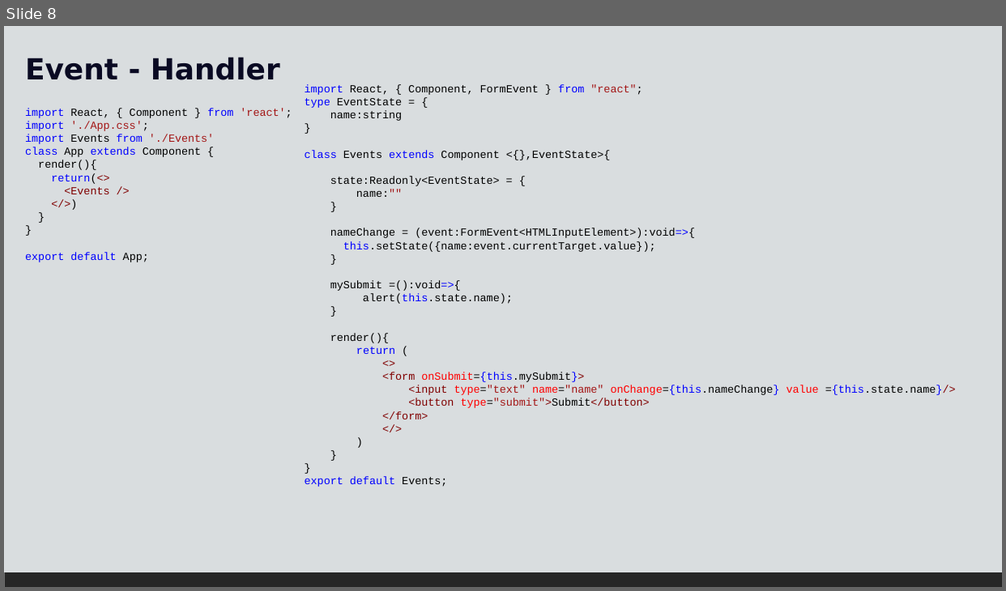
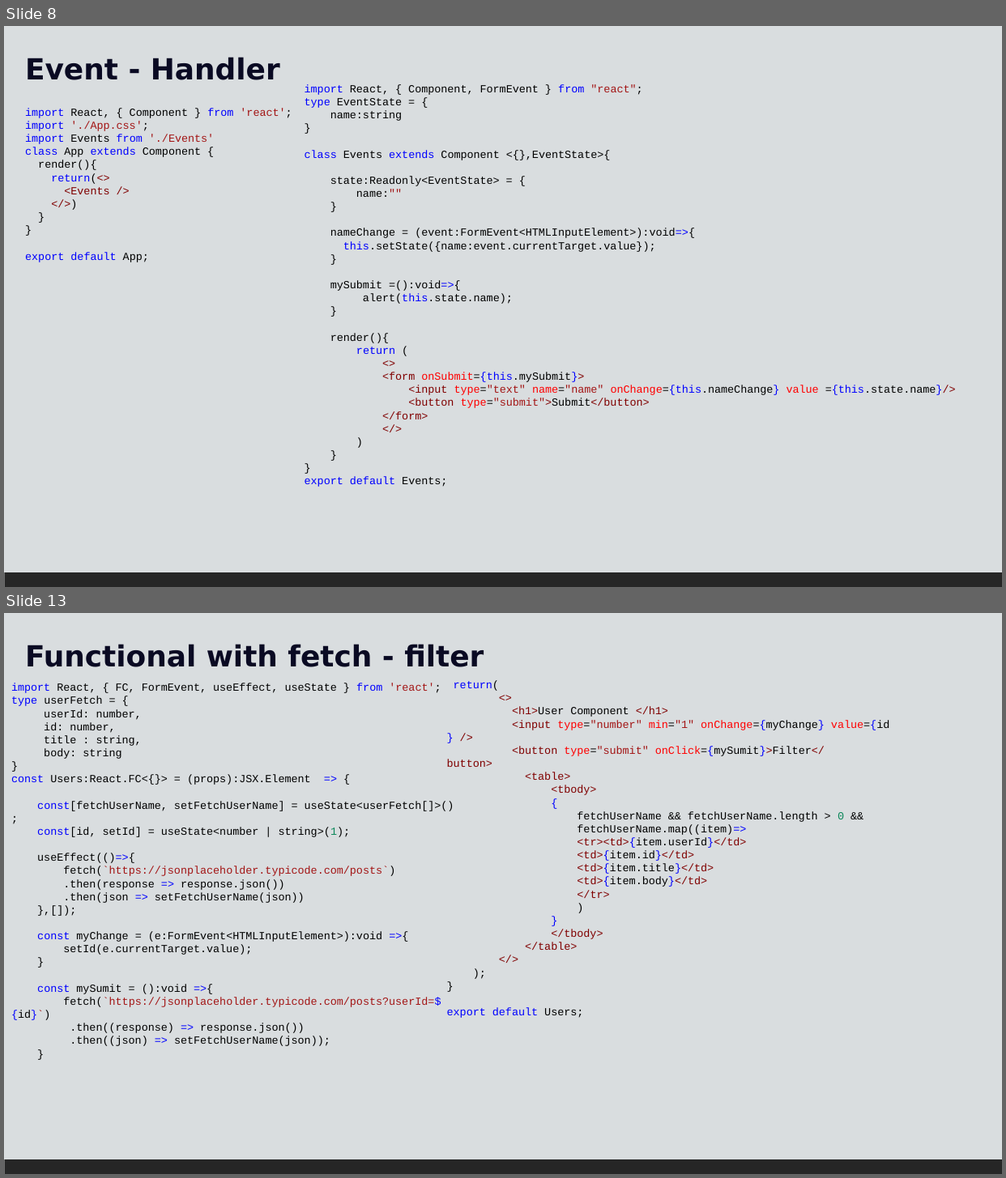
Before and after one commit to bharathi2k6/Learn_React, a slide deck: doc/React-6.pptx. Shown one above the other, each under a label of ours: slide 8 before the commit, slides 8 and 13 after it; the slides between them are not shown. The pictures are 1006x591 and 1006x1178 pixels, drawn with LibreOffice and Linux fonts; fonts in the diff are those of the drawing. Boxes give left, top, right and bottom in pixels: in the first picture for what was removed or moved away, otherwise in the second. Text is boxed around its words. In the diff, an @@ line names an element or a change of style, - is before the commit and + after.

Commit message:
typescript functional component

```diff
--- a/doc/React-6.pptx
+++ b/doc/React-6.pptx
@@ slide 13 added at (4,613,1002,1174), background #FFFFFF; not listed: 1 template element that a slide beside it also shows @@
@@ rectangle added at (4,613,1002,1160), fill #D9DDDF @@
@@ text added at (25,644,484,667), 28 pt, text #0A0A23, bold @@
+Functional with fetch - filter
@@ text added at (11,683,454,1046), 10.5 pt, text #000000 @@
+import React, { FC, FormEvent, useEffect, useState } from 'react';
+type userFetch = {
+userId: number,
+id: number,
+title : string,
+body: string
+}
+const Users:React.FC<{}> = (props):JSX.Element => {
+const[fetchUserName, setFetchUserName] = useState<userFetch[]>();
+const[id, setId] = useState<number | string>(1);
+useEffect(()=>{
+fetch(`https://jsonplaceholder.typicode.com/posts`)
+.then(response => response.json())
+.then(json => setFetchUserName(json))
+},[]);
+const myChange = (e:FormEvent<HTMLInputElement>):void =>{
+setId(e.currentTarget.value);
+}
+const mySumit = ():void =>{
+fetch(`https://jsonplaceholder.typicode.com/posts?userId=${id}`)
+.then((response) => response.json())
+.then((json) => setFetchUserName(json));
+}
@@ text added at (447,680,889,1018), 10.5 pt, text #000000 @@
+return(
+<>
+<h1>User Component </h1>
+<input type="number" min="1" onChange={myChange} value={id} />
+<button type="submit" onClick={mySumit}>Filter</button>
+<table>
+<tbody>
+{
+fetchUserName && fetchUserName.length > 0 &&
+fetchUserName.map((item)=>
+<tr><td>{item.userId}</td>
+<td>{item.id}</td>
+<td>{item.title}</td>
+<td>{item.body}</td>
+</tr>
+)
+}
+</tbody>
+</table>
+</>
+);
+}
+export default Users;
```
Also in this commit, not shown: 4 other slides added, 21 other files.
